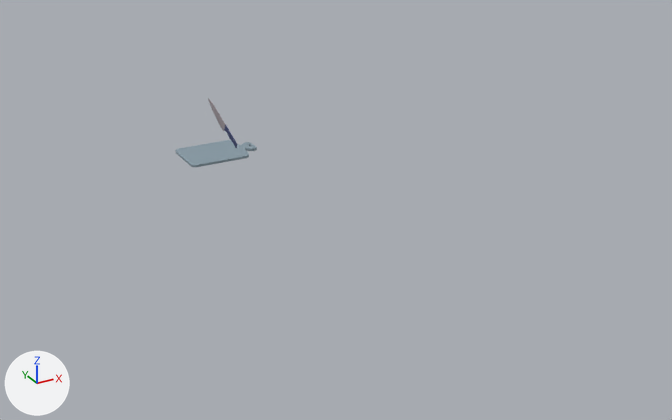
The FBX model Assets/Animations/knife__anim.fbx, before and after one commit.
Camera for both pictures: a 50 mm camera at (-3.39, -8.92, 4.18) aimed at (0.81, -1.28, 0.36). Arrows for +X, +Y and +Z are at lower left; the lights stay in place. Where no turn or scale is listed for an object, it has been applied to the vertices.

The first picture shows 'knife', 'talenan'.
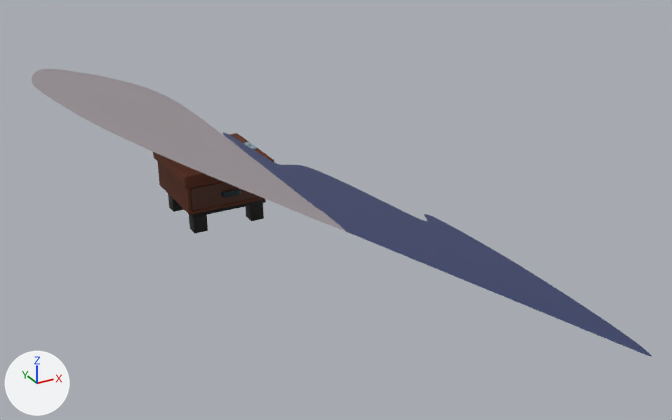
Where the newer file only moved an object's origin or applied its transform, the numbers keep the older frame.

Diff of the bpy script that builds the scene:
```diff
--- a/Assets/Animations/knife__anim.fbx.py
+++ b/Assets/Animations/knife__anim.fbx.py
@@ mat_drawerhandle_002 @@
+mat_drawerhandle_002 = principled_material('drawerhandle.002')
+mat_drawerhandle_002.base_color = (0.0, 0.0185, 0.0277)  # dark cyan #00252e
@@ mat_tabledrawer_002 @@
+mat_tabledrawer_002 = principled_material('tabledrawer.002')
+mat_tabledrawer_002.base_color = (0.0778, 0.0233, 0.0103)  # brown #4f2a1a
@@ mat_kompor_int_002 @@
+mat_kompor_int_002 = principled_material('kompor_int.002')
+mat_kompor_int_002.base_color = (0.0, 0.0, 0.0)  # black #000000
@@ mat_tabletop_005 @@
+mat_tabletop_005 = principled_material('tabletop.005')
+mat_tabletop_005.base_color = (0.101, 0.0214, 0.00536)  # brown #592810
+mat_tabletop_005.roughness = 0.855
@@ me_mesh @@
 me_mesh.from_pydata(...)  # 2946 vertices, 2944 faces; spans x -0.005..0.011, y -0.344..0.368, z -0.146..0.191
 # used by ob_knife; location = (0.0, -0.346, 1.12)
+# me_mesh part 1: the whole mesh is multiplied about its middle by the matrix ((0.706, -2.617, -1.953), (-1.877, 25.414, -34.732), (1.356, 0.272, 0.126)), then moved by (0.027, -0.009, -0.365)
 me_mesh.materials.append(mat_knife)
@@ me_cube_2_001 @@
+me_cube_2_001.from_pydata(...)  # 1336 vertices, 1374 faces; spans x -0.5..0.5, y -0.51..0.5, z -0.5..0.2
+# faces by material slot: [477, 585, 16, 296]
+me_cube_2_001.materials.append(mat_kompor_int_002)  # black #000000
+me_cube_2_001.materials.append(mat_tabletop_005)  # brown #592810
+me_cube_2_001.materials.append(mat_tabledrawer_002)  # brown #4f2a1a
+me_cube_2_001.materials.append(mat_drawerhandle_002)  # dark cyan #00252e
@@ ob_meja_kaki_001 @@
+ob_meja_kaki_001 = bpy.data.objects.new('meja_kaki.001', me_cube_2_001)
+ob_meja_kaki_001.location = (0.0, 0.0, 0.5)
```

Pixel boxes (x1, y1, x2, y2) of what changed, in the pictures (672 x 420 px):
'knife', reshaped (1970% wider, 467% taller)
    before: (208, 98, 237, 148)
    after: (32, 69, 652, 357)
'meja_kaki.001', added (brown)
    after: (153, 133, 274, 233)
    faces in mat_tabletop_005 (brown #5a2810): (153, 133, 274, 215)
    faces in mat_tabledrawer_002 (brown #4f2a1a): (191, 182, 259, 211)
    faces in mat_kompor_int_002 (black #000000): (168, 194, 266, 233)
'talenan', unchanged, covered by the edit
    before: (175, 140, 257, 167)
    after: (244, 142, 257, 150)
